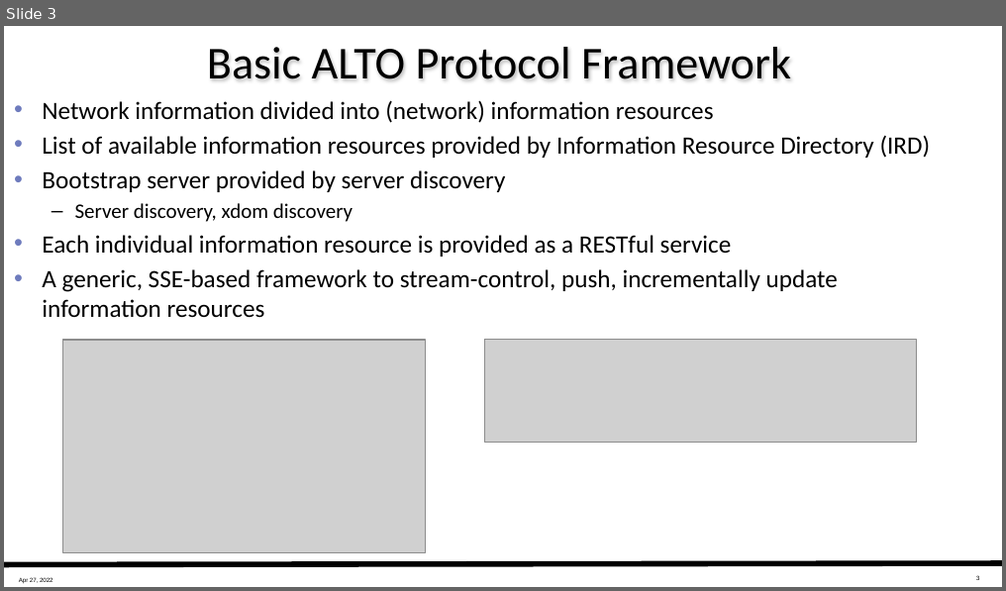
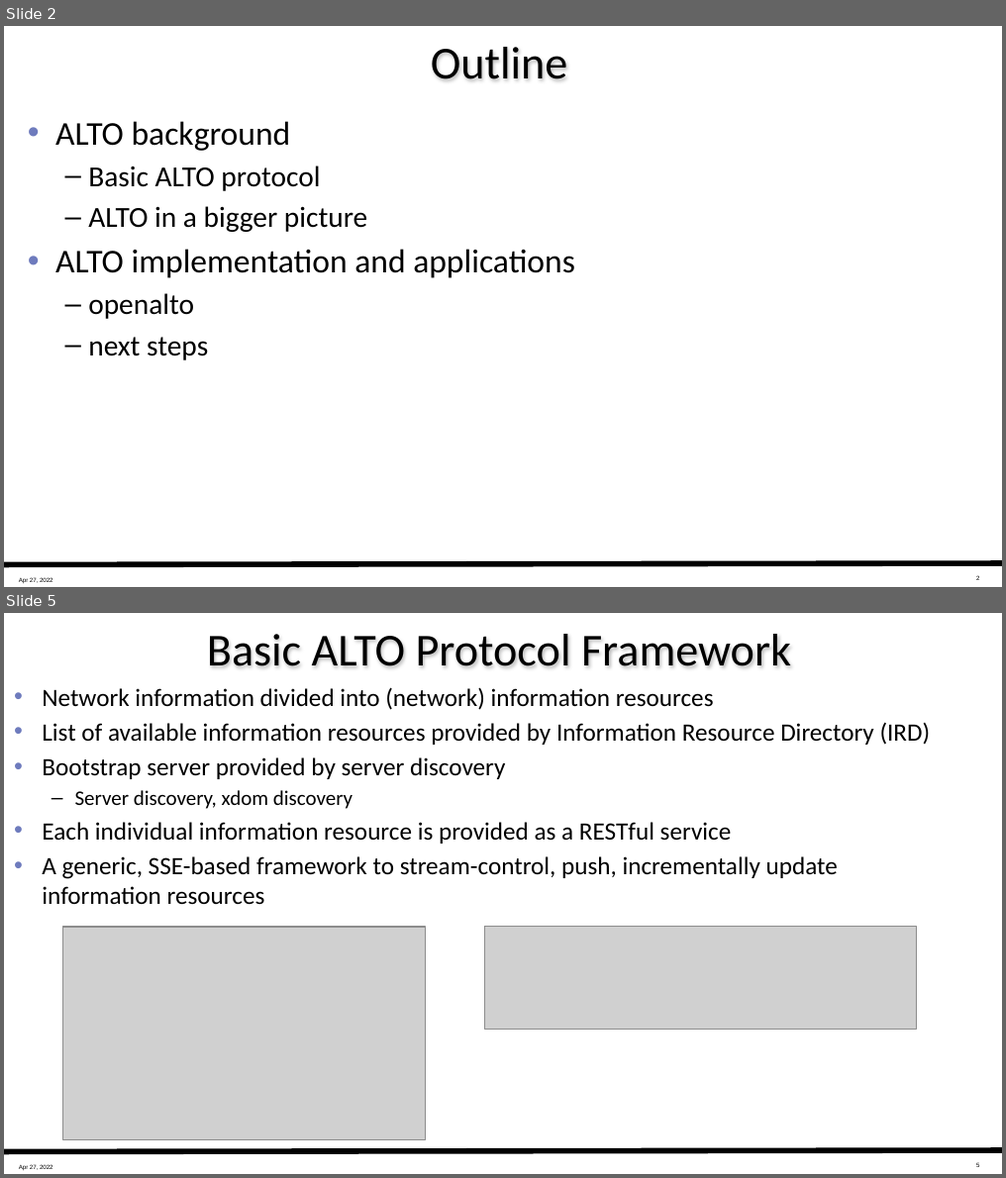
Before and after one commit to ietf-wg-alto/wg-materials, a slide deck: working-documents/wclg-doma/slides-doma-overview-2022-04-27.pptx. Shown one above the other, each under a label of ours: slide 3 before the commit, slides 2 and 5 after it; the slides between them are not shown. The pictures are 1006x591 and 1006x1178 pixels, drawn with LibreOffice and Linux fonts; fonts in the diff are those of the drawing; grey boxes stand for pictures. Boxes give left, top, right and bottom in pixels: in the first picture for what was removed or moved away, otherwise in the second. Text is boxed around its words. In the diff, an @@ line names an element or a change of style, - is before the commit and + after.

```diff
--- a/working-documents/wclg-doma/slides-doma-overview-2022-04-27.pptx
+++ b/working-documents/wclg-doma/slides-doma-overview-2022-04-27.pptx
@@ slide 2 added at (4, 26, 1002, 587), background #FFFFFF; not listed: 3 template elements that a slide beside it also shows @@
@@ title added at (431, 47, 568, 80), 33 pt, text #000000 @@
+Outline
@@ text added at (55, 121, 575, 361), 21 pt, text #000000 @@
+• ALTO background
+  – Basic ALTO protocol
+  – ALTO in a bigger picture
+• ALTO implementation and applications
+  – openalto
+  – next steps
@@ what was slide 3 is now slide 5 @@
```
Also in this commit, not shown: 6 slides changed, 6 other slides added, 5 other files.
